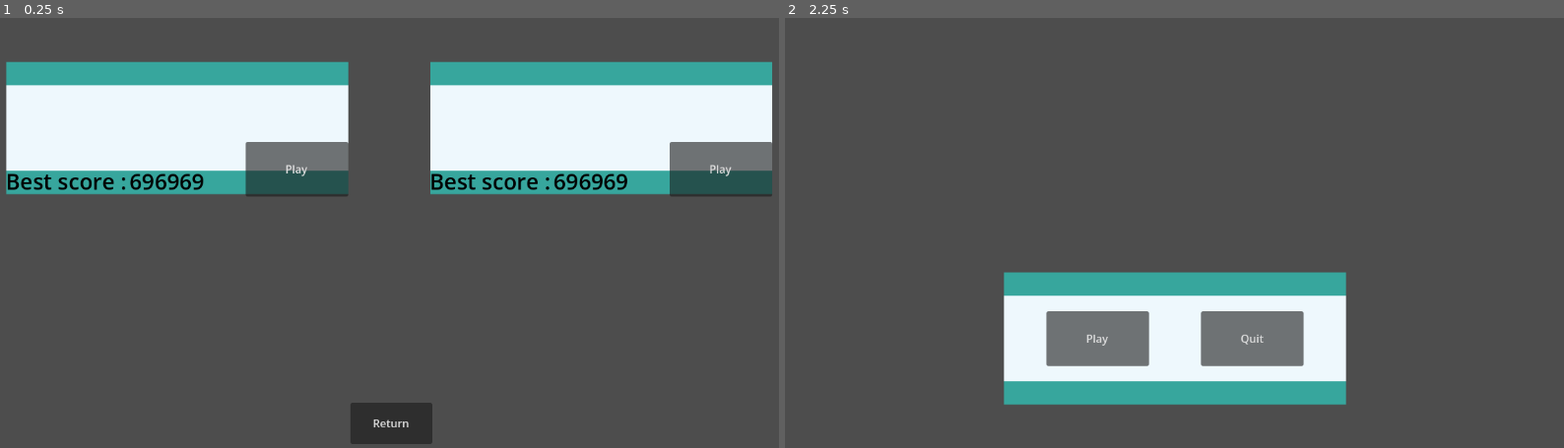
Above: before the commit, frames 1-2 (left to right).
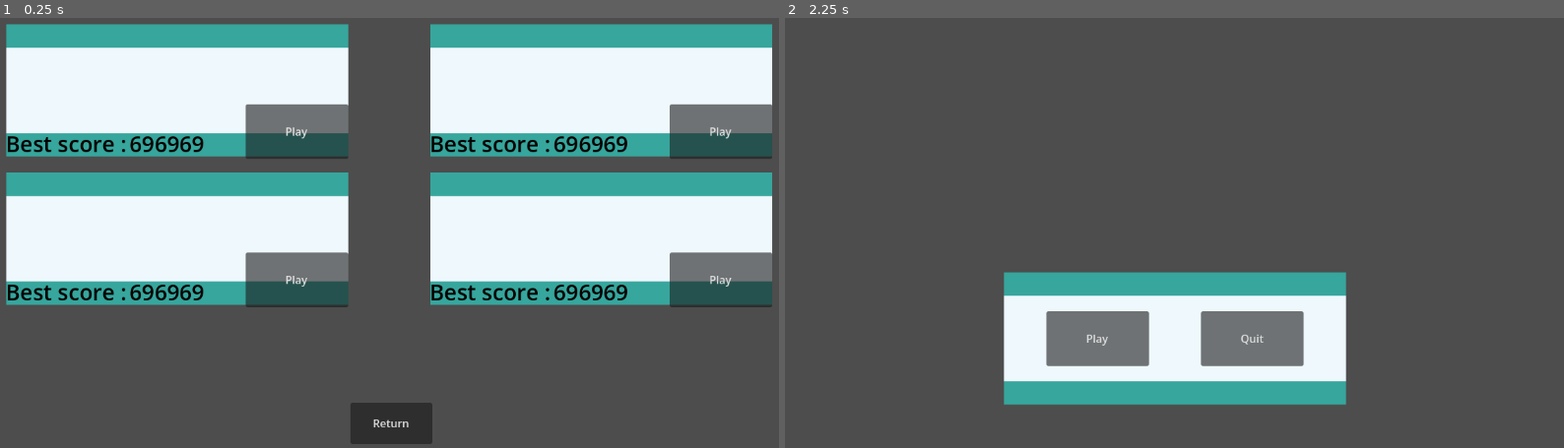
Above: after the commit, the same moments.

Repository: vent420/SteeringHook
Game: Godot game, scene res://interface/level_selection.tscn
Same seed, same stepped clock (60 frames per second), same inputs: the game is played once before the commit and once after it. The project has no main scene, so this scene is started directly.
Inputs:
- Up to frame 1 (0.25 s): no input
- Up to frame 2 (2.25 s): click "Play" at 0.5 s; click "Play" at 1.25 s; click "Play" at 2 s

The runs differ from the first frame. In frame 1, 48% of the frame differs, in the area x 0-100%, y 1-68%; in frame 2, nothing differs.

Commit message:
finished level sleection
still got to put level path

Diff:
--- a/steering-hook/interface/level_selection.gd
+++ b/steering-hook/interface/level_selection.gd
@@ -6,11 +6,18 @@
 	print("pressed return")
 	pass # Replace with function body.
 
+func _on_play_l_1_pressed() -> void:
+	get_tree().change_scene_to_file("res://interface/main.tscn") #level 1 file path
+	pass # Replace with function body.
+
 func _on_play_l_2_pressed() -> void:
 	get_tree().change_scene_to_file("res://interface/main.tscn") #level 2 file path
 	pass # Replace with function body.
 
+func _on_play_l_3_pressed() -> void:
+	get_tree().change_scene_to_file("res://interface/main.tscn") #level 3 file path
+	pass # Replace with function body.
 
-func _on_play_l_1_pressed() -> void:
-	get_tree().change_scene_to_file("res://interface/main.tscn") #level 1 file path
+func _on_play_l_4_pressed() -> void:
+	get_tree().change_scene_to_file("res://interface/main.tscn") #level 4 file path
 	pass # Replace with function body.
--- a/steering-hook/interface/level_selection.tscn
+++ b/steering-hook/interface/level_selection.tscn
@@ -172,6 +172,155 @@
 keep_pressed_outside = true
 text = "Play"
 
+[node name="MarginContainer3" type="MarginContainer" parent="VBoxContainer" unique_id=1424798354]
+layout_mode = 2
+size_flags_vertical = 3
+theme_override_constants/margin_left = 13
+theme_override_constants/margin_top = 0
+theme_override_constants/margin_right = 5
+script = ExtResource("1_tsoj0")
+
+[node name="HBoxContainer" type="HBoxContainer" parent="VBoxContainer/MarginContainer3" unique_id=858010504]
+layout_mode = 2
+theme_override_constants/separation = 120
+
+[node name="Level_3" type="VBoxContainer" parent="VBoxContainer/MarginContainer3/HBoxContainer" unique_id=251308431]
+custom_minimum_size = Vector2(0, 100)
+layout_mode = 2
+size_flags_horizontal = 0
+size_flags_vertical = 4
+theme_override_constants/separation = 10
+
+[node name="BG" type="NinePatchRect" parent="VBoxContainer/MarginContainer3/HBoxContainer/Level_3" unique_id=1903135677]
+custom_minimum_size = Vector2(500, 200)
+custom_maximum_size = Vector2(500, 200)
+layout_mode = 2
+size_flags_horizontal = 4
+size_flags_vertical = 8
+mouse_force_pass_scroll_events = false
+texture = ExtResource("1_equ7c")
+region_rect = Rect2(0, 400, 1000, 200)
+patch_margin_left = 10
+patch_margin_top = 30
+patch_margin_right = 10
+patch_margin_bottom = 30
+
+[node name="MarginContainer" type="MarginContainer" parent="VBoxContainer/MarginContainer3/HBoxContainer/Level_3/BG" unique_id=684534476]
+layout_mode = 1
+anchors_preset = 15
+anchor_right = 1.0
+anchor_bottom = 1.0
+grow_horizontal = 2
+grow_vertical = 2
+
+[node name="HBoxContainer" type="HBoxContainer" parent="VBoxContainer/MarginContainer3/HBoxContainer/Level_3/BG/MarginContainer" unique_id=1482713126]
+layout_mode = 2
+size_flags_vertical = 8
+theme_override_constants/separation = 60
+
+[node name="HBoxContainer" type="HBoxContainer" parent="VBoxContainer/MarginContainer3/HBoxContainer/Level_3/BG/MarginContainer/HBoxContainer" unique_id=1981630220]
+layout_mode = 2
+
+[node name="Label" type="Label" parent="VBoxContainer/MarginContainer3/HBoxContainer/Level_3/BG/MarginContainer/HBoxContainer/HBoxContainer" unique_id=745186637]
+layout_mode = 2
+size_flags_horizontal = 0
+size_flags_vertical = 8
+theme_override_colors/font_color = Color(0, 0, 0, 1)
+theme_override_font_sizes/font_size = 32
+text = "Best score :"
+
+[node name="Score" type="Label" parent="VBoxContainer/MarginContainer3/HBoxContainer/Level_3/BG/MarginContainer/HBoxContainer/HBoxContainer" unique_id=895621445]
+layout_mode = 2
+size_flags_horizontal = 0
+size_flags_vertical = 8
+theme_override_colors/font_color = Color(0, 0, 0, 1)
+theme_override_font_sizes/font_size = 32
+text = "696969"
+
+[node name="MarginContainer3" type="MarginContainer" parent="VBoxContainer/MarginContainer3/HBoxContainer/Level_3/BG/MarginContainer/HBoxContainer" unique_id=741096639]
+layout_mode = 2
+size_flags_horizontal = 3
+theme_override_constants/margin_right = 1
+
+[node name="Play_L_3" type="Button" parent="VBoxContainer/MarginContainer3/HBoxContainer/Level_3/BG/MarginContainer/HBoxContainer/MarginContainer3" unique_id=1996099527]
+z_index = 99
+custom_minimum_size = Vector2(150, 80)
+custom_maximum_size = Vector2(150, 80)
+layout_mode = 2
+size_flags_horizontal = 10
+size_flags_vertical = 4
+mouse_default_cursor_shape = 2
+text = "Play"
+
+[node name="Level_4" type="VBoxContainer" parent="VBoxContainer/MarginContainer3/HBoxContainer" unique_id=248035366]
+custom_minimum_size = Vector2(0, 100)
+layout_mode = 2
+size_flags_horizontal = 0
+size_flags_vertical = 4
+theme_override_constants/separation = 10
+
+[node name="BG" type="NinePatchRect" parent="VBoxContainer/MarginContainer3/HBoxContainer/Level_4" unique_id=1390160245]
+custom_minimum_size = Vector2(500, 200)
+custom_maximum_size = Vector2(500, 200)
+layout_mode = 2
+size_flags_horizontal = 4
+size_flags_vertical = 8
+texture = ExtResource("1_equ7c")
+region_rect = Rect2(0, 400, 1000, 200)
+patch_margin_left = 10
+patch_margin_top = 30
+patch_margin_right = 10
+patch_margin_bottom = 30
+
+[node name="MarginContainer" type="MarginContainer" parent="VBoxContainer/MarginContainer3/HBoxContainer/Level_4/BG" unique_id=367018713]
+layout_mode = 1
+anchors_preset = 15
+anchor_right = 1.0
+anchor_bottom = 1.0
+grow_horizontal = 2
+grow_vertical = 2
+
+[node name="HBoxContainer" type="HBoxContainer" parent="VBoxContainer/MarginContainer3/HBoxContainer/Level_4/BG/MarginContainer" unique_id=350571382]
+layout_mode = 2
+size_flags_vertical = 8
+theme_override_constants/separation = 60
+
+[node name="HBoxContainer" type="HBoxContainer" parent="VBoxContainer/MarginContainer3/HBoxContainer/Level_4/BG/MarginContainer/HBoxContainer" unique_id=1343154073]
+layout_mode = 2
+
+[node name="Label" type="Label" parent="VBoxContainer/MarginContainer3/HBoxContainer/Level_4/BG/MarginContainer/HBoxContainer/HBoxContainer" unique_id=72988268]
+layout_mode = 2
+size_flags_horizontal = 0
+size_flags_vertical = 8
+theme_override_colors/font_color = Color(0, 0, 0, 1)
+theme_override_font_sizes/font_size = 32
+text = "Best score :"
+
+[node name="Score" type="Label" parent="VBoxContainer/MarginContainer3/HBoxContainer/Level_4/BG/MarginContainer/HBoxContainer/HBoxContainer" unique_id=879389143]
+layout_mode = 2
+size_flags_horizontal = 0
+size_flags_vertical = 8
+theme_override_colors/font_color = Color(0, 0, 0, 1)
+theme_override_font_sizes/font_size = 32
+text = "696969"
+
+[node name="MarginContainer3" type="MarginContainer" parent="VBoxContainer/MarginContainer3/HBoxContainer/Level_4/BG/MarginContainer/HBoxContainer" unique_id=1931019672]
+layout_mode = 2
+size_flags_horizontal = 3
+theme_override_constants/margin_right = 1
+
+[node name="Play_L_4" type="Button" parent="VBoxContainer/MarginContainer3/HBoxContainer/Level_4/BG/MarginContainer/HBoxContainer/MarginContainer3" unique_id=887818018]
+z_index = 1
+y_sort_enabled = true
+custom_minimum_size = Vector2(150, 80)
+custom_maximum_size = Vector2(150, 80)
+layout_mode = 2
+size_flags_horizontal = 3
+size_flags_vertical = 4
+mouse_default_cursor_shape = 2
+keep_pressed_outside = true
+text = "Play"
+
 [node name="MarginContainer2" type="MarginContainer" parent="VBoxContainer" unique_id=1669522013]
 layout_mode = 2
 size_flags_vertical = 10
@@ -191,4 +340,6 @@
 
 [connection signal="pressed" from="VBoxContainer/MarginContainer/HBoxContainer/Level_1/BG/MarginContainer/HBoxContainer/MarginContainer3/Play_L_1" to="VBoxContainer/MarginContainer" method="_on_play_l_1_pressed"]
 [connection signal="pressed" from="VBoxContainer/MarginContainer/HBoxContainer/Level_2/BG/MarginContainer/HBoxContainer/MarginContainer3/Play_L_2" to="VBoxContainer/MarginContainer" method="_on_play_l_2_pressed"]
+[connection signal="pressed" from="VBoxContainer/MarginContainer3/HBoxContainer/Level_3/BG/MarginContainer/HBoxContainer/MarginContainer3/Play_L_3" to="VBoxContainer/MarginContainer" method="_on_play_l_3_pressed"]
+[connection signal="pressed" from="VBoxContainer/MarginContainer3/HBoxContainer/Level_4/BG/MarginContainer/HBoxContainer/MarginContainer3/Play_L_4" to="VBoxContainer/MarginContainer" method="_on_play_l_4_pressed"]
 [connection signal="pressed" from="VBoxContainer/MarginContainer2/HBoxContainer/Return_B" to="VBoxContainer/MarginContainer" method="_on_return_b_pressed"]
